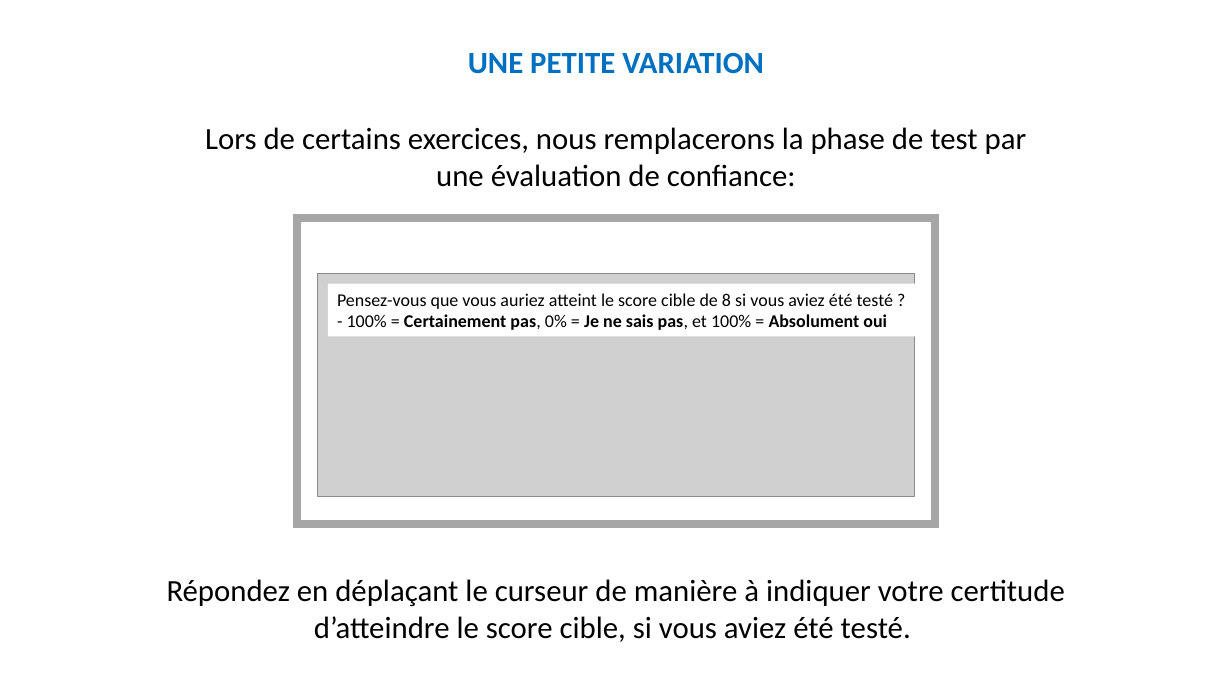
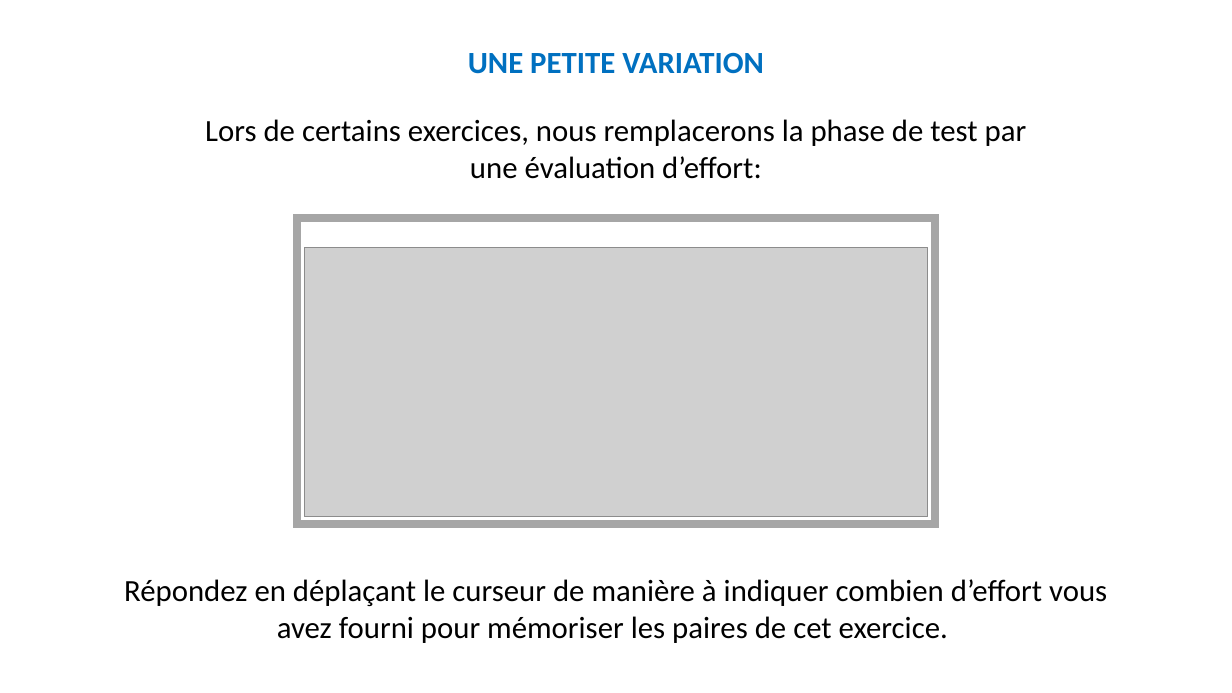
Before and after one commit to MBB-team/Online_Testing, a slide deck: slide 32 of src/SE_ELAN/Stimuli/Instructions.pptx. Drawn at 1232x693 pixels with LibreOffice and Linux fonts; fonts in the diff are those of the drawing; grey boxes stand for pictures. Boxes give left, top, right and bottom in pixels: in the first picture for what was removed or moved away, otherwise in the second. Text is boxed around its words. In the diff, an @@ line names an element or a change of style, - is before the commit and + after.

```diff
--- a/src/SE_ELAN/Stimuli/Instructions.pptx
+++ b/src/SE_ELAN/Stimuli/Instructions.pptx
@@ text at [205,119,1027,179]: text changed @@
-Lors de certains exercices, nous remplacerons la phase de test par une évaluation de confiance:
+Lors de certains exercices, nous remplacerons la phase de test par une évaluation d’effort:
@@ picture: place and size @@
-picture at [318,274,915,496]
+picture at [304,248,928,518]
@@ rectangle removed at [328,284,925,336] @@
-Pensez-vous que vous auriez atteint le score cible de 8 si vous aviez été testé ?
-- 100% = Certainement pas, 0% = Je ne sais pas, et 100% = Absolument oui
@@ text at [124,579,1107,643]: text changed @@
-Répondez en déplaçant le curseur de manière à indiquer votre certitude d’atteindre le score cible, si vous aviez été testé.
+Répondez en déplaçant le curseur de manière à indiquer combien d’effort vous avez fourni pour mémoriser les paires de cet exercice.
```
Also in this commit, not shown: 25 other slides changed, 1 slide added, 2 other files.
